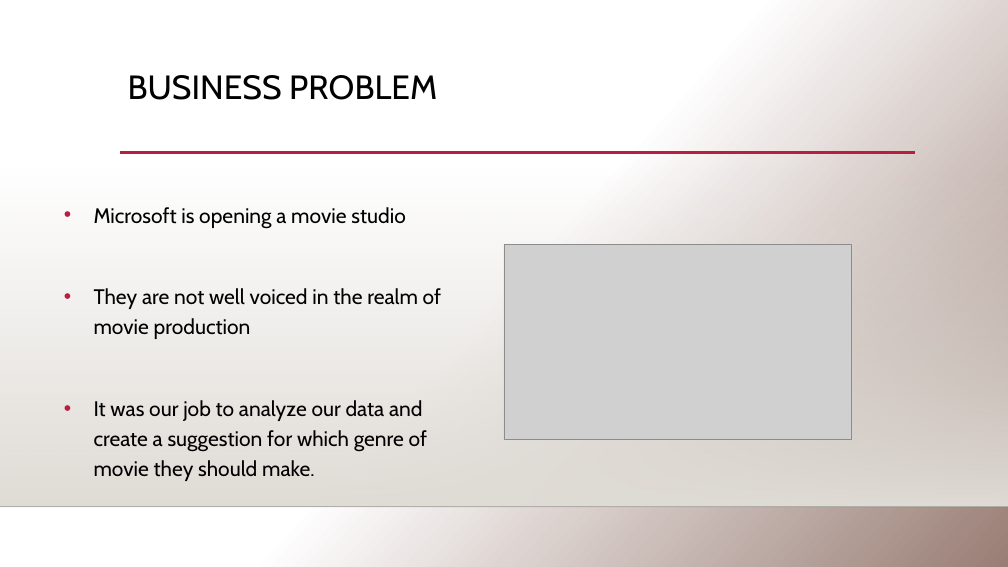
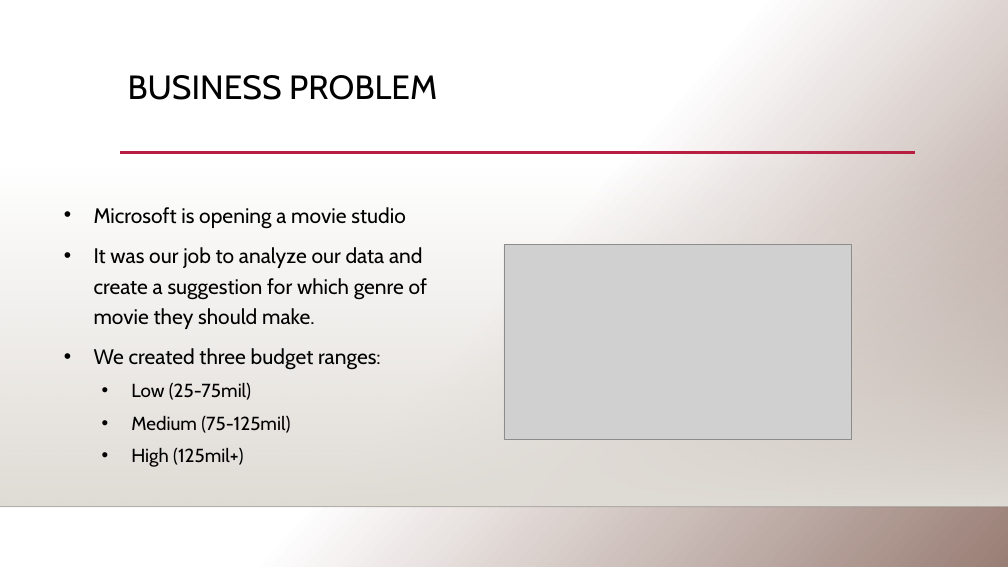
Before and after one commit to jnhoogstra/movie_analysis_Microsoft, a slide deck: slide 4 of Phase 1 Presentation.pptx. Drawn at 1008x567 pixels with LibreOffice and Linux fonts; fonts in the diff are those of the drawing; grey boxes stand for pictures; background and template pictures are left out. Boxes give left, top, right and bottom in pixels: in the first picture for what was removed or moved away, otherwise in the second. Text is boxed around its words. In the diff, an @@ line names an element or a change of style, - is before the commit and + after.

```diff
--- a/Phase 1 Presentation.pptx
+++ b/Phase 1 Presentation.pptx
@@ text at (x1=94, y1=288, x2=441, y2=339): paragraph removed @@
-• They are not well voiced in the realm of movie production
@@ text at (x1=94, y1=348, x2=381, y2=467): paragraphs added @@
+• We created three budget ranges:
+  • Low (25-75mil)
+  • Medium (75-125mil)
+  • High (125mil+)
```
Also in this commit, not shown: 10 other slides changed, 1 other file.
